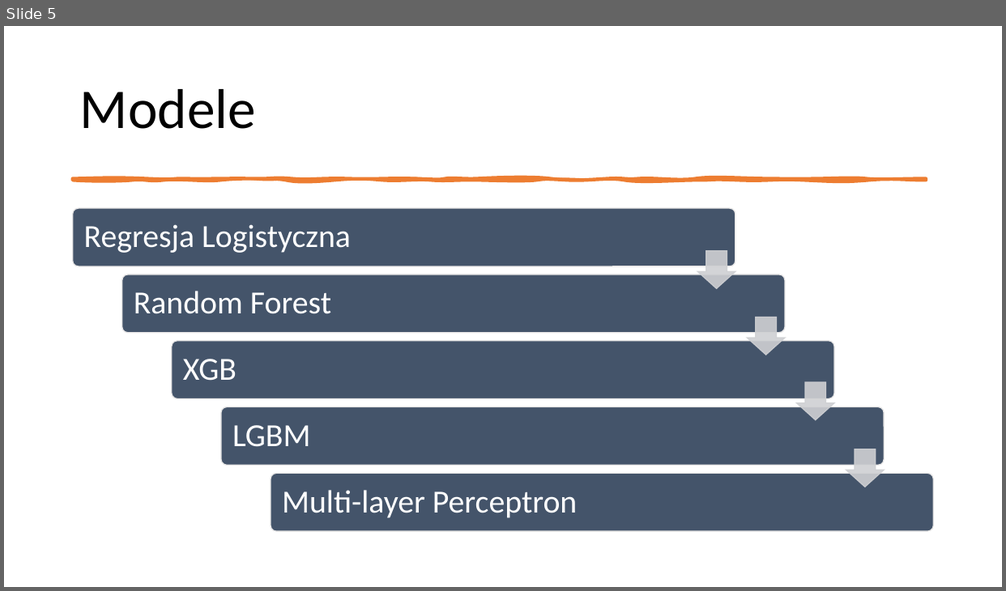
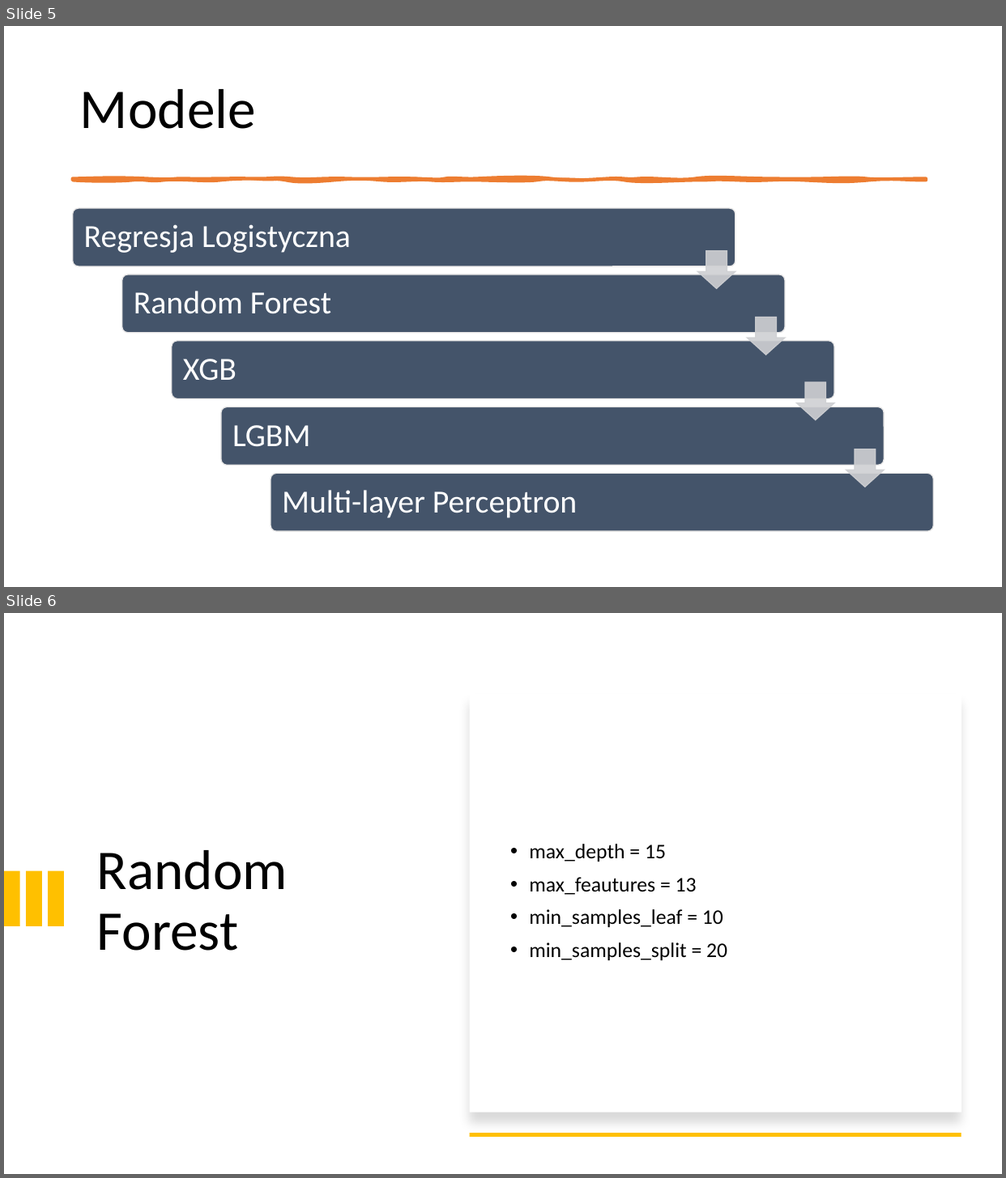
Before and after one commit to JakubKozlowski1/data_mining, a slide deck: data_mining_prezentacja.pptx. Shown one above the other, each under a label of ours: slide 5 before the commit, slides 5 and 6 after it. The pictures are 1006x591 and 1006x1178 pixels, drawn with LibreOffice and Linux fonts; fonts in the diff are those of the drawing. Boxes give left, top, right and bottom in pixels: in the first picture for what was removed or moved away, otherwise in the second. Text is boxed around its words. In the diff, an @@ line names an element or a change of style, - is before the commit and + after.

```diff
--- a/data_mining_prezentacja.pptx
+++ b/data_mining_prezentacja.pptx
@@ slide 6 added at bbox=[4, 613, 1002, 1174], background #FFFFFF @@
@@ rectangle added at bbox=[470, 693, 961, 1112], fill #FFFFFF @@
@@ title added at bbox=[97, 850, 288, 951], 54 pt, text #000000 @@
+Random Forest
@@ text added at bbox=[529, 844, 727, 960], 20 pt, text #000000 @@
+• max_depth = 15
+• max_feautures = 13
+• min_samples_leaf = 10
+• min_samples_split = 20
@@ rectangle added at bbox=[4, 871, 19, 926], fill #FFC000 @@
@@ rectangle added at bbox=[26, 871, 41, 926], fill #FFC000 @@
@@ rectangle added at bbox=[49, 871, 64, 926], fill #FFC000 @@
@@ rectangle added at bbox=[470, 1133, 961, 1137], fill #FFC000 @@
```
Also in this commit, not shown: 8 other slides added, 4 slides removed, 7 other files.
